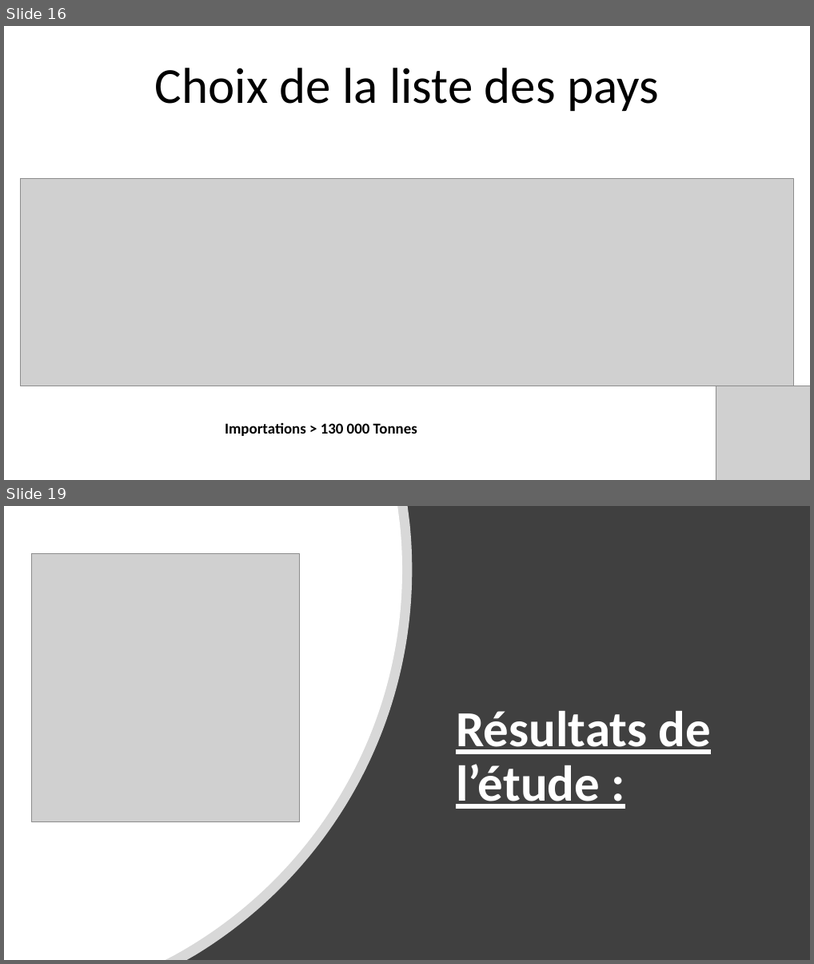
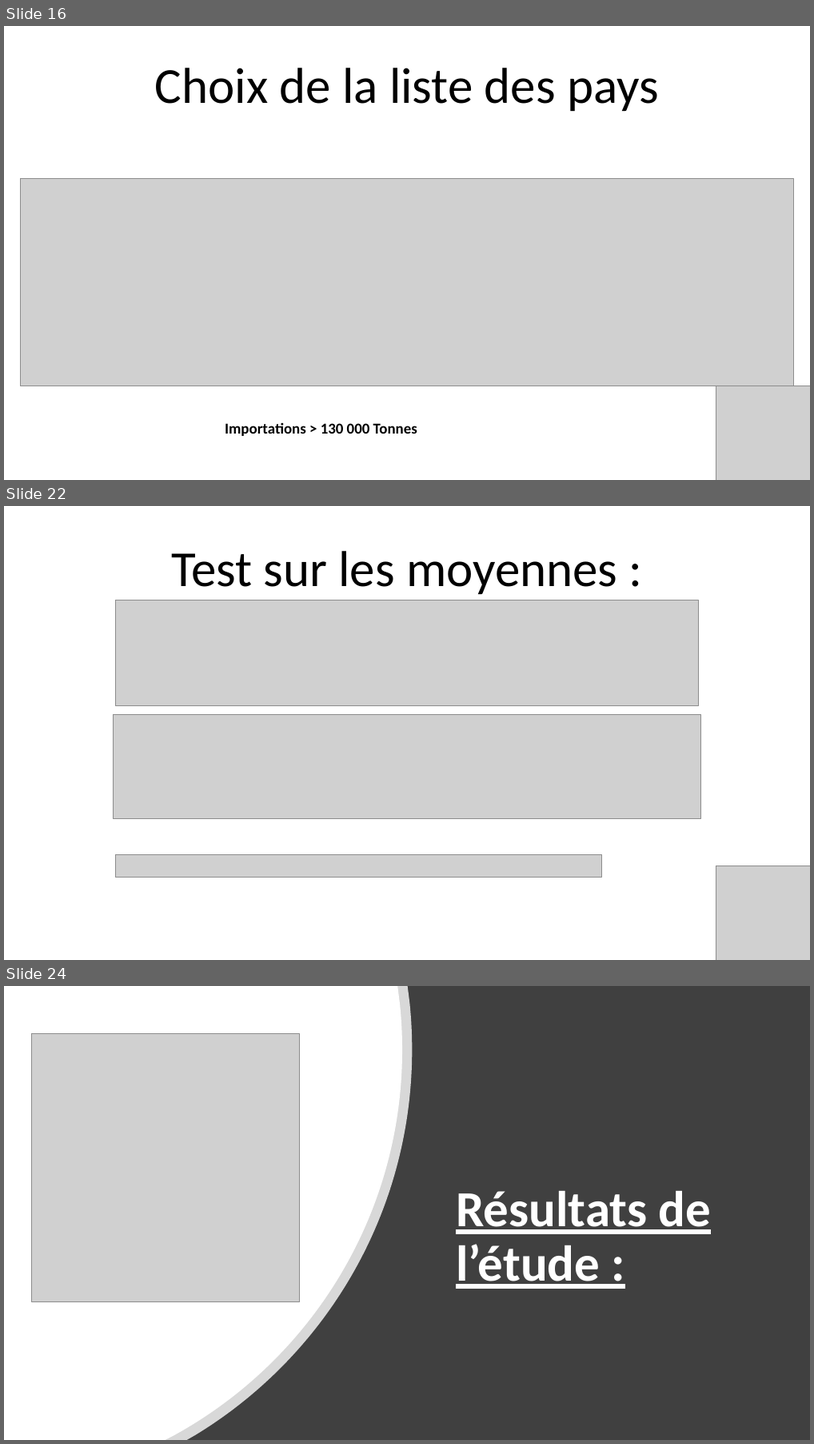
Before and after one commit to Julien-paulet/Projet_5_effectuez_une_etude_de_marche, a slide deck: Projet_5_présentation.pptx. Shown one above the other, each under a label of ours: slides 16 and 19 before the commit, slides 16, 22 and 24 after it; the slides between them are not shown. The pictures are 814x964 and 814x1444 pixels, drawn with LibreOffice and Linux fonts; fonts in the diff are those of the drawing; grey boxes stand for pictures. Boxes give left, top, right and bottom in pixels: in the first picture for what was removed or moved away, otherwise in the second. Text is boxed around its words. In the diff, an @@ line names an element or a change of style, - is before the commit and + after.

```diff
--- a/Projet_5_présentation.pptx
+++ b/Projet_5_présentation.pptx
@@ slide 22 added at (4,506,810,960), background #FFFFFF @@
@@ title added at (171,551,618,594), 60 pt, text #000000 @@
+Test sur les moyennes :
@@ picture added at (115,600,699,706) @@
@@ picture added at (114,714,702,819) @@
@@ picture added at (115,855,602,877) @@
@@ picture added at (717,865,810,960) @@
@@ what was slide 19 is now slide 24 @@
```
Also in this commit, not shown: 5 slides changed, 5 other slides added, 6 slides removed, 1 other file.
